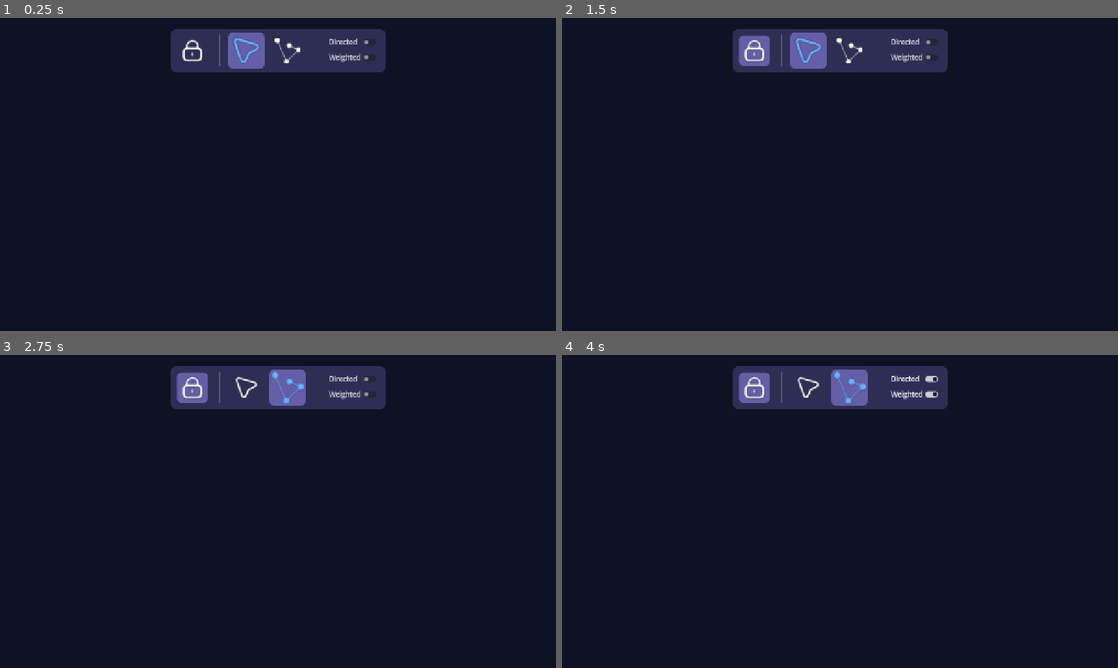
Above: before the commit, frames 1-4 (two rows, left to right).
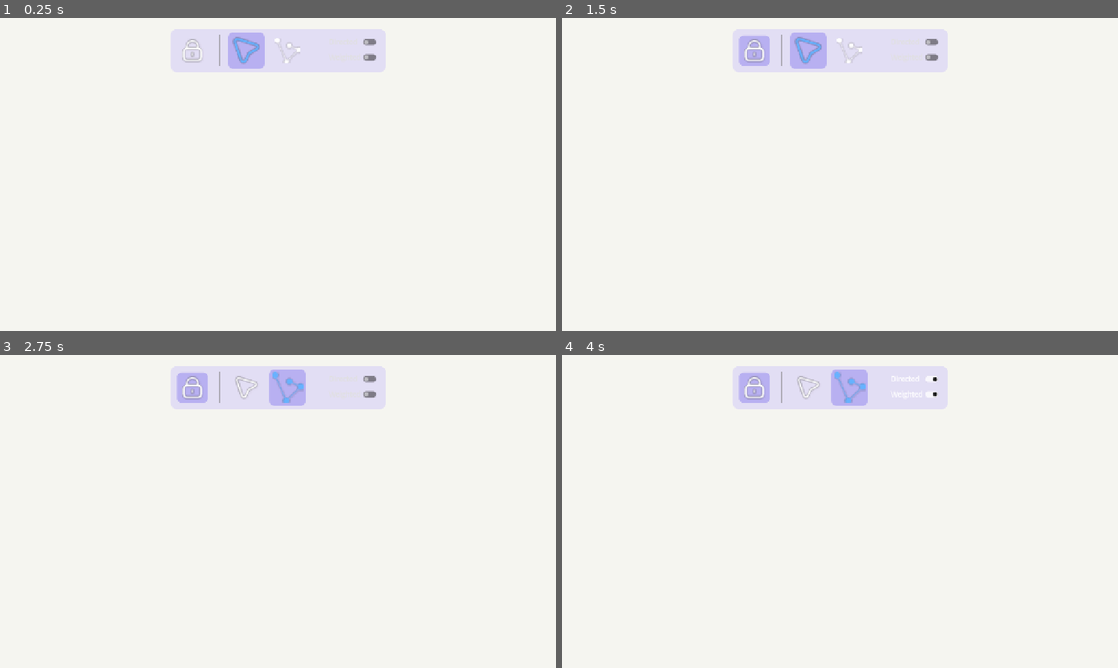
Above: after the commit, the same moments.

Repository: VerticesLTD/Graphos
Game: Godot game, scene res://scenes/main/main.tscn
Two runs of this game, one before a commit and one after it. Both use one fixed random seed, a clock stepped at 60 frames per second and the inputs below.
Inputs (mouse positions are in pixels of both pictures, inside the frame that each line leads up to):
- Up to frame 1 (0.25 s): no input
- Up to frame 2 (1.5 s): click (756, 49) at 0.5 s; click (806, 49) at 1.25 s
- Up to frame 3 (2.75 s): click (289, 386) at 2 s
- Up to frame 4 (4 s): click "Directed" at 2.75 s; click "Weighted" at 3.5 s

The runs differ from the first frame. In frame 1, 100% of the frame differs, in the area x 0-100%, y 0-100%; in frame 2, 100%; in frame 3, 100%; in frame 4, 100%.

Commit message:
Changing app theme

Diff:
--- a/project.godot
+++ b/project.godot
@@ -125,3 +125,4 @@
 
 renderer/rendering_method="gl_compatibility"
 renderer/rendering_method.mobile="gl_compatibility"
+environment/defaults/default_clear_color=Color(1, 1, 1, 1)
--- a/scenes/main/main.tscn
+++ b/scenes/main/main.tscn
@@ -24,7 +24,7 @@
 grow_horizontal = 2
 grow_vertical = 2
 mouse_filter = 1
-color = Color(0.02745098, 0.050980393, 0.12941177, 0.90588236)
+color = Color(0.9607843, 0.9607843, 0.9411765, 1)
 
 [node name="UndirectedGraph" type="Node2D" parent="." unique_id=1415093803]
 script = ExtResource("1_yyfjg")
--- a/scenes/pseudo_visualizer/pseudo_visualizer.gd
+++ b/scenes/pseudo_visualizer/pseudo_visualizer.gd
@@ -86,35 +86,29 @@
 	current_step_idx -= 1
 	render_step(current_step_idx)
 
+
 func render_step(step_idx:int) -> void:
 	if data.steps.is_empty() or step_idx >= data.steps.size():
 		code_display.text = "[color=red]No steps found or index out of bounds[/color]"
 		return
-
 	var lines: PackedStringArray = data.raw_code.split("\n")
 	var active_lines: Array = data.steps[step_idx]
-
 	var vibrancy = highlight_color
 	vibrancy.s = 1.0
 	vibrancy.v = 1.0
-
 	var hex_active: String = "#" + vibrancy.to_html()
-	var hex_dim: String = "#" + default_font_color.darkened(0.2).to_html()
-
+	var hex_dim: String = "#aaaaaa"
+	var hex_title: String = "#ffffff"
 	var final_bbcode: String = ""
-
-
 	for i in range(lines.size()):
 		var line: String = lines[i]
-
 		line = line.replace("[","[lb]")
 		line = line.replace("\t","    ")
-
-		if i in active_lines:
-			line = "[outline_size=2][outline_color=black][color=%s][b]%s. %s[/b][/color][/outline_color][/outline_size]" % [hex_active, i+1, line]
+		if i == 0:
+			line = "[font_size=16][color=%s][b]%s[/b][/color][/font_size]" % [hex_title, line]
+		elif i in active_lines:
+			line = "[font_size=14][outline_size=2][outline_color=black][color=%s][b]%d.  %s[/b][/color][/outline_color][/outline_size][/font_size]" % [hex_active, i, line]
 		else:
-			line = "[color=%s][b]%s. %s[/b][/color]" % [hex_dim, i+1, line]
-
+			line = "[font_size=14][color=%s]%d.  %s[/color][/font_size]" % [hex_dim, i, line]
 		final_bbcode += line + "\n"
-
 	code_display.text = final_bbcode
--- a/scenes/pseudo_visualizer/pseudo_visualizer.tscn
+++ b/scenes/pseudo_visualizer/pseudo_visualizer.tscn
@@ -19,6 +19,7 @@
 layout_mode = 2
 
 [node name="Title" type="Label" parent="VBoxContainer" unique_id=1547572488]
+visible = false
 layout_mode = 2
 theme_override_fonts/font = ExtResource("2_43rel")
 theme_override_font_sizes/font_size = 23
@@ -26,6 +27,7 @@
 vertical_alignment = 1
 
 [node name="HSeparator" type="HSeparator" parent="VBoxContainer" unique_id=141020111]
+visible = false
 layout_mode = 2
 
 [node name="PseudoDisplay" type="RichTextLabel" parent="VBoxContainer" unique_id=880065330]
--- a/scenes/pseudo_visualizer/visualizer_panel_style.tres
+++ b/scenes/pseudo_visualizer/visualizer_panel_style.tres
@@ -1,7 +1,7 @@
 [gd_resource type="StyleBoxFlat" format=3 uid="uid://cue12yqt46nqj"]
 
 [resource]
-bg_color = Color(0.13501206, 0.13501206, 0.135012, 1)
+bg_color = Color(0.11764706, 0.16470589, 0.22745098, 1)
 border_width_left = 3
 border_width_top = 3
 border_width_right = 3
